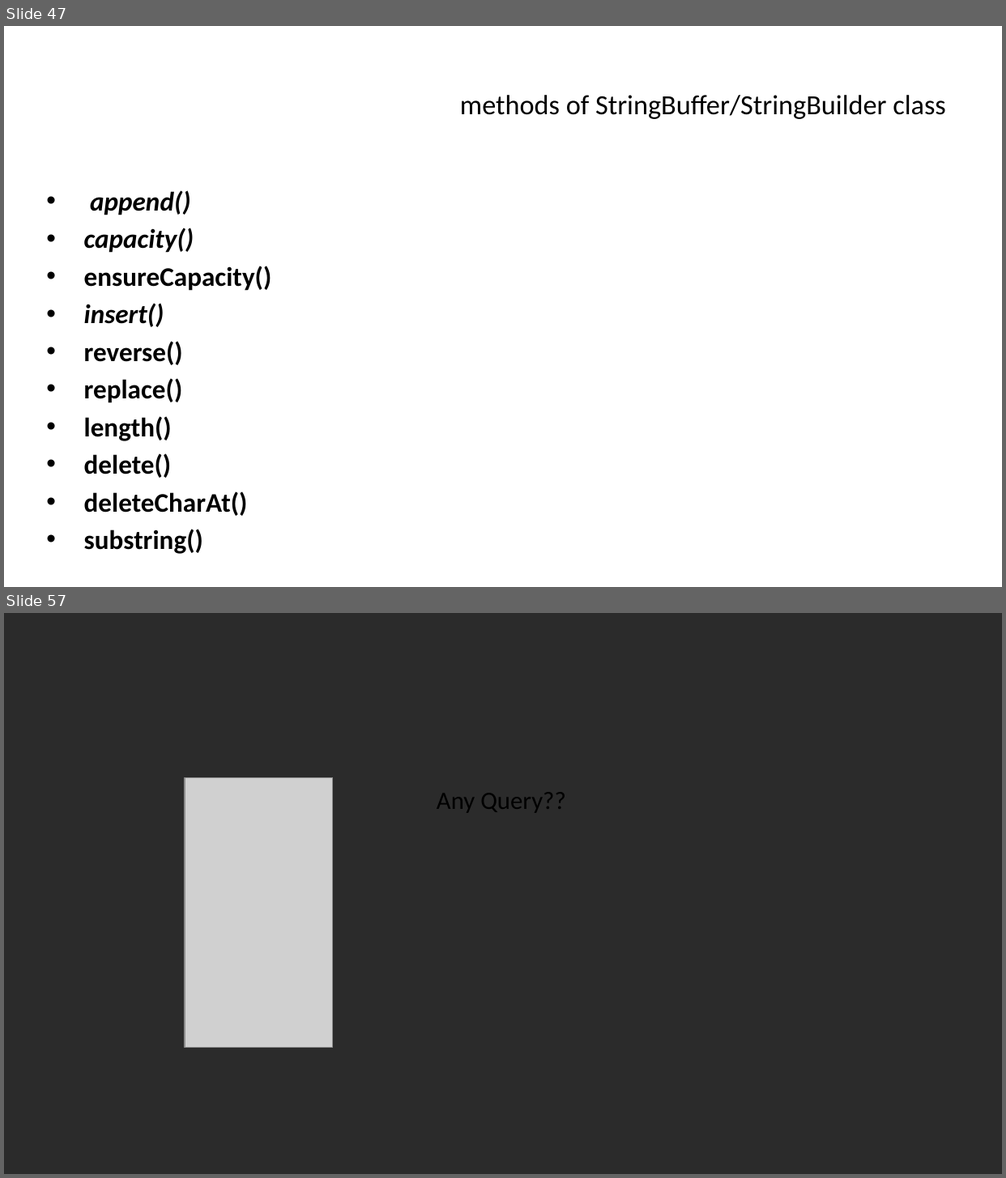
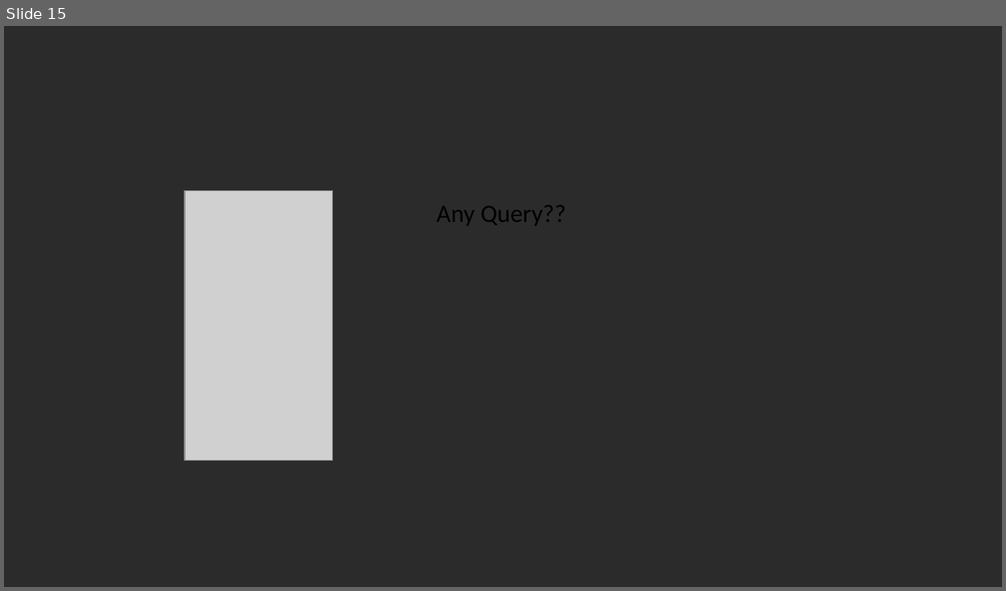
Before and after one commit to vishalamc/CAP615, a slide deck: CAP615-working with arrays and strings.pptx. Shown one above the other, each under a label of ours: slides 47 and 57 before the commit, slide 15 after it; the slides between them are not shown. The pictures are 1006x1178 and 1006x591 pixels, drawn with LibreOffice and Linux fonts; fonts in the diff are those of the drawing; grey boxes stand for pictures; background and template pictures are left out; a plain dark background stands for a picture behind light text. Boxes give left, top, right and bottom in pixels: in the first picture for what was removed or moved away, otherwise in the second. Text is boxed around its words. In the diff, an @@ line names an element or a change of style, - is before the commit and + after.

```diff
--- a/CAP615-working with arrays and strings.pptx
+++ b/CAP615-working with arrays and strings.pptx
@@ slide 47 removed at bbox=[4, 26, 1002, 587], background picture (left out) @@
@@ title removed at bbox=[460, 95, 946, 119] @@
-methods of StringBuffer/StringBuilder class
@@ text removed at bbox=[84, 190, 272, 516] @@
-• append()
-• capacity()
-• ensureCapacity()
-• insert()
-• reverse()
-• replace()
-• length()
-• delete()
-• deleteCharAt()
-• substring()
@@ what was slide 57 is now slide 15 @@
```
Also in this commit, not shown: 13 slides added, 54 other slides removed.
